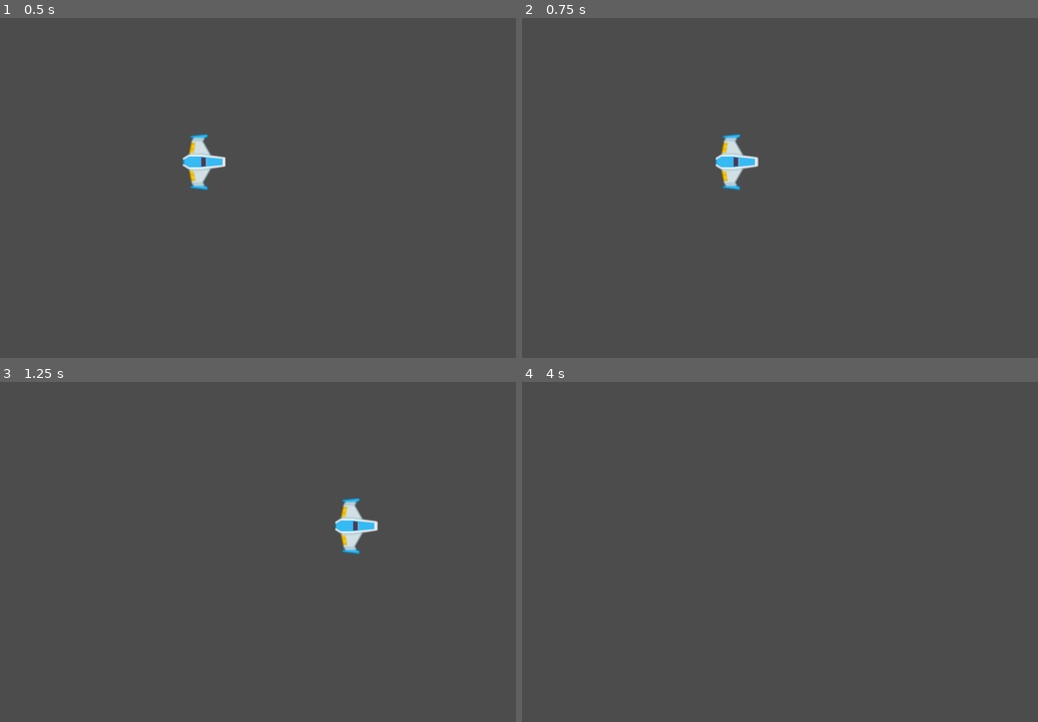
Above: before the commit, frames 1-4 (two rows, left to right).
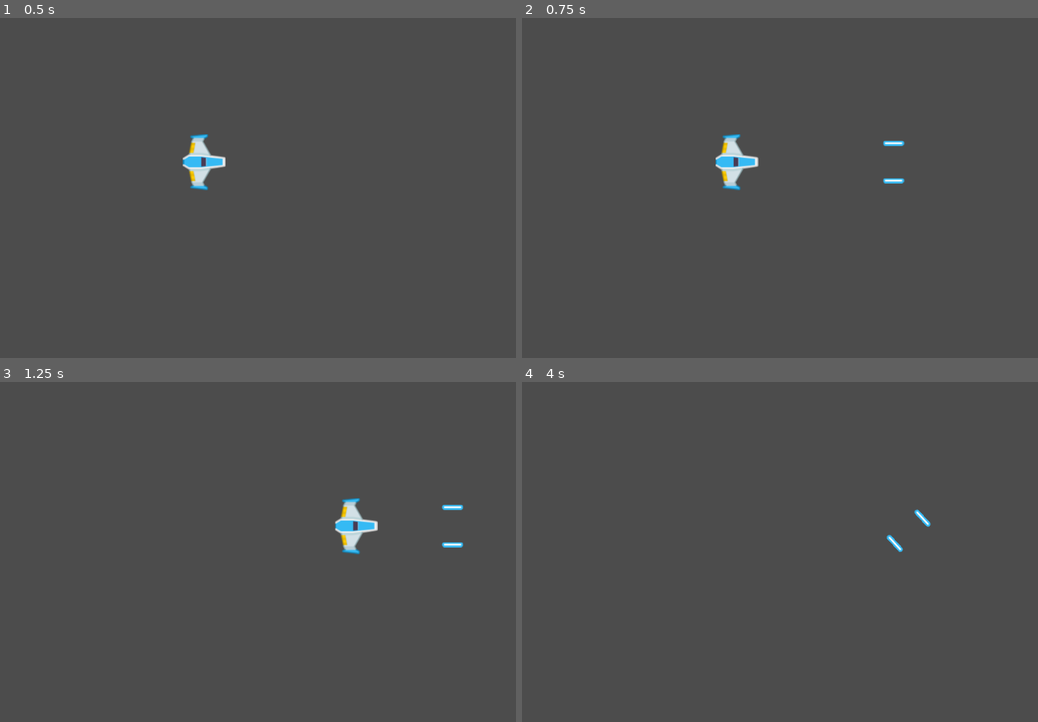
Above: after the commit, the same moments.

Repository: Heldful/Meteoritos-Juego
Game: Godot game, scene res://Juego/Niveles/NivelTest.tscn
The game is run twice, just before and just after one commit, with the same random seed, the same clock (stepped at 60 frames per second) and the same inputs. Before the commit the project has no main scene; this scene is started directly in both runs.
Inputs:
- Up to frame 1 (0.5 s): no input
- Up to frame 2 (0.75 s): tap Enter at 0.5 s; hold W (mover_adelante) from 0.53 s (still down); hold Ctrl (disparoPrincipal, bound only after the commit) from 0.53 s (still down)
- Up to frame 3 (1.25 s): keep holding W (mover_adelante); keep holding Ctrl (disparoPrincipal, bound only after the commit)
- Up to frame 4 (4 s): release W (mover_adelante) at 1.28 s; release Ctrl (disparoPrincipal, bound only after the commit) at 1.28 s; hold S (mover_atras) 1.28-2.03 s; tap A (girar_antihorario) at 1.35 s; tap Ctrl (disparoPrincipal, bound only after the commit) at 1.55, 2.3, 2.85 s; tap Space at 2, 3.5 s; hold D (girar_horario) 2.03-2.78 s; hold W (mover_adelante) 2.03-3.53 s; tap Enter at 2.75 s; hold S (mover_atras) from 3.53 s (still down); hold Ctrl (disparoPrincipal, bound only after the commit) from 3.53 s (still down)

Frame 1 is identical in both runs. In frame 2, 0.1% of the frame differs, in the area x 69-75%, y 36-49%; in frame 3, 0.1%; in frame 4, 0.1%.

Commit message:
Agregado proyectiles y Autoload

Diff:
--- /dev/null
+++ b/Juego/Autoload/Eventos.gd
@@ -0,0 +1,4 @@
+extends Node
+
+
+signal disparo(proyectil)
--- /dev/null
+++ b/Juego/Niveles/Nivel.gd
@@ -0,0 +1,24 @@
+class_name Nivel
+extends Node
+
+
+onready var contenedorProyectiles:Node
+
+
+func _ready() -> void:
+	conectarSeniales()
+	crearContenedores()
+
+
+func conectarSeniales() -> void:
+	Eventos.connect("disparo", self, "_on_disparo")
+
+
+func crearContenedores() -> void:
+	contenedorProyectiles = Node.new()
+	contenedorProyectiles.name = "ContenedorProyectiles"
+	add_child(contenedorProyectiles)
+
+
+func _on_disparo(proyectil:Proyectil) -> void:
+	contenedorProyectiles.add_child(proyectil)
--- a/Juego/Niveles/NivelTest.tscn
+++ b/Juego/Niveles/NivelTest.tscn
@@ -1,8 +1,10 @@
-[gd_scene load_steps=2 format=2]
+[gd_scene load_steps=3 format=2]
 
 [ext_resource path="res://Juego/Ships/Player/Player.tscn" type="PackedScene" id=1]
+[ext_resource path="res://Juego/Niveles/Nivel.gd" type="Script" id=2]
 
 [node name="NivelTest" type="Node"]
+script = ExtResource( 2 )
 
 [node name="Player" parent="." instance=ExtResource( 1 )]
 position = Vector2( 476, 254 )
--- /dev/null
+++ b/Juego/Proyectiles/Canion.gd
@@ -0,0 +1,53 @@
+class_name Canion
+extends Node2D
+
+
+export var proyectil:PackedScene = null
+export var cadenciaDisparo:float = 0.8
+export var velocidadProyectil:int = 100
+export var danioProyectil:int = 1
+
+onready var timerEnfriamiento:Timer = $TimerEnfriamiento
+onready var disparosSFX:AudioStreamPlayer2D = $DisparosSFX
+onready var estaEnfriado:bool = true
+onready var estaDisparando:bool = false setget setEstaDisparando
+
+var puntosDisparo:Array = []
+
+#setter/getter
+func setEstaDisparando(disparando: bool) -> void:
+	estaDisparando = disparando
+
+
+func _ready() -> void:
+	almacenarPuntosDisparo()
+	timerEnfriamiento.wait_time = cadenciaDisparo
+
+
+func _process(delta: float) -> void:
+	if estaDisparando and estaEnfriado:
+		disparar()
+
+
+func almacenarPuntosDisparo() -> void:
+	for nodo in get_children():
+		if nodo is Position2D:
+			puntosDisparo.append(nodo)
+
+
+func disparar() -> void:
+	estaEnfriado = false
+	timerEnfriamiento.start()
+	for puntoDisparo in puntosDisparo:
+		var new_proyectil:Proyectil = proyectil.instance()
+		new_proyectil.crear(puntoDisparo.global_position,
+		get_owner().rotation,
+		velocidadProyectil,
+		danioProyectil
+		)
+		Eventos.emit_signal("disparo", new_proyectil)
+		disparosSFX.play()
+
+
+func _on_TimerEnfriamiento_timeout() -> void:
+	estaEnfriado = true
--- /dev/null
+++ b/Juego/Proyectiles/Canion.tscn
@@ -0,0 +1,21 @@
+[gd_scene load_steps=4 format=2]
+
+[ext_resource path="res://Juego/Proyectiles/Canion.gd" type="Script" id=1]
+[ext_resource path="res://Juego/Proyectiles/Proyectil.tscn" type="PackedScene" id=2]
+[ext_resource path="res://Juego/Proyectiles/proyectilSFX.ogg" type="AudioStream" id=3]
+
+[node name="Canion" type="Node2D"]
+script = ExtResource( 1 )
+proyectil = ExtResource( 2 )
+cadenciaDisparo = 0.25
+velocidadProyectil = 1600
+
+[node name="PuntoIzquierdo" type="Position2D" parent="."]
+
+[node name="PuntoDerecho" type="Position2D" parent="."]
+
+[node name="TimerEnfriamiento" type="Timer" parent="."]
+
+[node name="DisparosSFX" type="AudioStreamPlayer2D" parent="."]
+stream = ExtResource( 3 )
+[connection signal="timeout" from="TimerEnfriamiento" to="." method="_on_TimerEnfriamiento_timeout"]
--- /dev/null
+++ b/Juego/Proyectiles/Proyectil.gd
@@ -0,0 +1,20 @@
+class_name Proyectil
+extends Area2D
+
+
+var velocidad:Vector2 = Vector2.ZERO
+var danio:float
+
+
+func crear(pos: Vector2, dir: float, vel: float, danioP: int):
+	position = pos
+	rotation = dir
+	velocidad = Vector2(vel, 0).rotated(dir)
+
+
+func _physics_process(delta: float) -> void:
+	position += velocidad * delta
+
+
+func _on_VisibilityNotifier2D_screen_exited() -> void:
+	queue_free()
--- /dev/null
+++ b/Juego/Proyectiles/Proyectil.tscn
@@ -0,0 +1,24 @@
+[gd_scene load_steps=4 format=2]
+
+[ext_resource path="res://Juego/Proyectiles/proyectilPlayer.png" type="Texture" id=1]
+[ext_resource path="res://Juego/Proyectiles/Proyectil.gd" type="Script" id=2]
+
+[sub_resource type="CapsuleShape2D" id=1]
+radius = 9.62341
+height = 21.7809
+
+[node name="Proyectil" type="Area2D"]
+script = ExtResource( 2 )
+
+[node name="Sprite" type="Sprite" parent="."]
+rotation = 1.5708
+texture = ExtResource( 1 )
+
+[node name="CollisionShape2D" type="CollisionShape2D" parent="."]
+rotation = 1.57079
+scale = Vector2( 0.64, 1.04 )
+shape = SubResource( 1 )
+
+[node name="VisibilityNotifier2D" type="VisibilityNotifier2D" parent="."]
+scale = Vector2( 1.84, 0.44 )
+[connection signal="screen_exited" from="VisibilityNotifier2D" to="." method="_on_VisibilityNotifier2D_screen_exited"]
--- a/Juego/Ships/Player/Player.gd
+++ b/Juego/Ships/Player/Player.gd
@@ -1,17 +1,17 @@
+class_name Player
 extends RigidBody2D
 
 
 export var potenciaMotor:int = 100
 export var potenciaRotacion:int = 280
 
+onready var canion:Canion = $Canion
+
 var empuje
 var direccionRotacion
 
 
 func _integrate_forces(state: Physics2DDirectBodyState) -> void:
-	print(empuje.rotated(rotation))
-	print(rad2deg(rotation))
-
 	apply_central_impulse(empuje.rotated(rotation))
 	apply_torque_impulse(potenciaRotacion * direccionRotacion)
 
@@ -34,3 +34,8 @@
 		direccionRotacion += 1
 	elif Input.is_action_pressed("girar_antihorario"):
 		direccionRotacion -= 1
+
+	if Input.is_action_pressed("disparoPrincipal"):
+		canion.setEstaDisparando(true)
+	if Input.is_action_just_released("disparoPrincipal"):
+		canion.setEstaDisparando(false)
--- a/Juego/Ships/Player/Player.tscn
+++ b/Juego/Ships/Player/Player.tscn
@@ -1,8 +1,9 @@
-[gd_scene load_steps=5 format=2]
+[gd_scene load_steps=6 format=2]
 
 [ext_resource path="res://Juego/Ships/Player/player_blue.png" type="Texture" id=1]
 [ext_resource path="res://Juego/Ships/Player/Player.gd" type="Script" id=2]
 [ext_resource path="res://Juego/Ships/Player/Material_fisico.tres" type="PhysicsMaterial" id=3]
+[ext_resource path="res://Juego/Proyectiles/Canion.tscn" type="PackedScene" id=4]
 
 [sub_resource type="CircleShape2D" id=1]
 
@@ -19,3 +20,13 @@
 [node name="CollisionShape2D" type="CollisionShape2D" parent="."]
 scale = Vector2( 3.64, 3.64 )
 shape = SubResource( 1 )
+
+[node name="Canion" parent="." instance=ExtResource( 4 )]
+
+[node name="PuntoIzquierdo" parent="Canion" index="0"]
+position = Vector2( 0.720852, -33 )
+
+[node name="PuntoDerecho" parent="Canion" index="1"]
+position = Vector2( 0.720852, 33 )
+
+[editable path="Canion"]
--- a/project.godot
+++ b/project.godot
@@ -8,15 +8,43 @@
 
 config_version=4
 
-_global_script_classes=[  ]
+_global_script_classes=[ {
+"base": "Node2D",
+"class": "Canion",
+"language": "GDScript",
+"path": "res://Juego/Proyectiles/Canion.gd"
+}, {
+"base": "Node",
+"class": "Nivel",
+"language": "GDScript",
+"path": "res://Juego/Niveles/Nivel.gd"
+}, {
+"base": "RigidBody2D",
+"class": "Player",
+"language": "GDScript",
+"path": "res://Juego/Ships/Player/Player.gd"
+}, {
+"base": "Area2D",
+"class": "Proyectil",
+"language": "GDScript",
+"path": "res://Juego/Proyectiles/Proyectil.gd"
+} ]
 _global_script_class_icons={
-
+"Canion": "",
+"Nivel": "",
+"Player": "",
+"Proyectil": ""
 }
 
 [application]
 
 config/name="Curso 2 Meteoritos"
+run/main_scene="res://Juego/Niveles/NivelTest.tscn"
 config/icon="res://icon.png"
+
+[autoload]
+
+Eventos="*res://Juego/Autoload/Eventos.gd"
 
 [input]
 
@@ -44,6 +72,12 @@
 , Object(InputEventKey,"resource_local_to_scene":false,"resource_name":"","device":0,"alt":false,"shift":false,"control":false,"meta":false,"command":false,"pressed":false,"scancode":16777231,"unicode":0,"echo":false,"script":null)
  ]
 }
+disparoPrincipal={
+"deadzone": 0.5,
+"events": [ Object(InputEventKey,"resource_local_to_scene":false,"resource_name":"","device":0,"alt":false,"shift":false,"control":false,"meta":false,"command":false,"pressed":false,"scancode":16777238,"unicode":0,"echo":false,"script":null)
+, Object(InputEventKey,"resource_local_to_scene":false,"resource_name":"","device":0,"alt":false,"shift":false,"control":false,"meta":false,"command":false,"pressed":false,"scancode":32,"unicode":0,"echo":false,"script":null)
+ ]
+}
 
 [rendering]
 
Binary file added: Juego/Proyectiles/proyectilPlayer.png
Not shown, added: Juego/Proyectiles/proyectilPlayer.png.import
Not shown, added: Juego/Proyectiles/proyectilSFX.ogg.import
Not shown, added: Juego/Proyectiles/proyectilSFX.ogg
